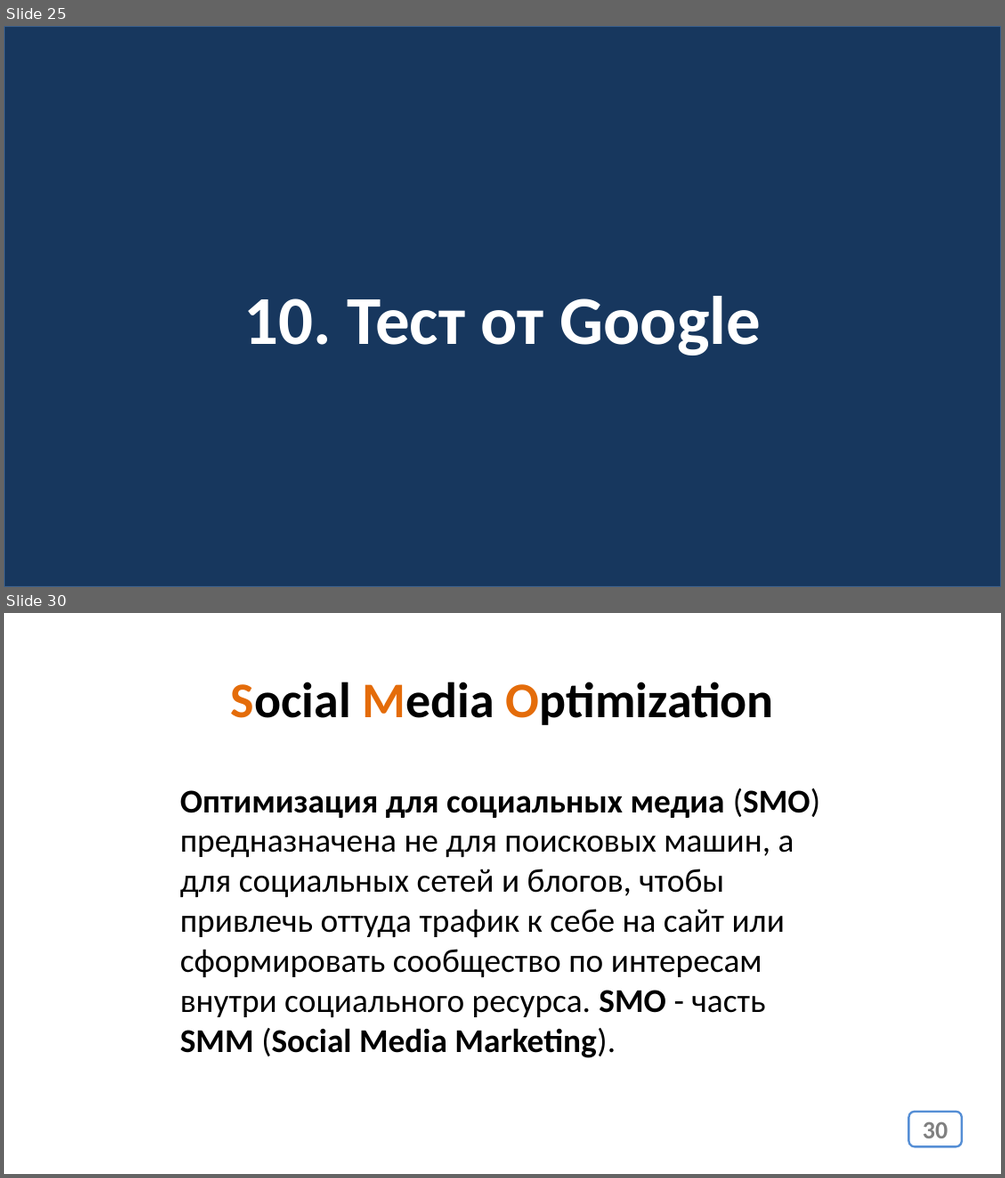
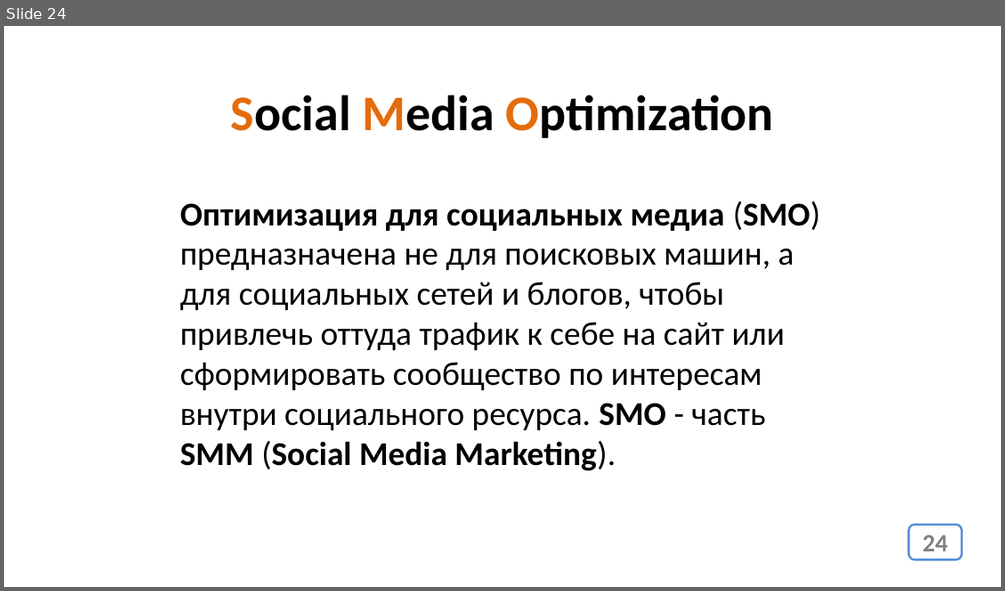
Before and after one commit to web37-ortdnipro/lesson14, a slide deck: lesson14.pptx. Shown one above the other, each under a label of ours: slides 25 and 30 before the commit, slide 24 after it; the slides between them are not shown. The pictures are 1005x1178 and 1005x591 pixels, drawn with LibreOffice and Linux fonts; fonts in the diff are those of the drawing. Boxes give left, top, right and bottom in pixels: in the first picture for what was removed or moved away, otherwise in the second. Text is boxed around its words. In the diff, an @@ line names an element or a change of style, - is before the commit and + after.

```diff
--- a/lesson14.pptx
+++ b/lesson14.pptx
@@ slide 25 removed at (4,26,1001,587), background #FFFFFF @@
@@ rectangle removed at (4,26,1001,587) @@
@@ text removed at (243,296,761,355) @@
-10. Тест от Google
@@ what was slide 30 is now slide 24 @@
@@ page number at (922,534,947,551): text changed @@
-30
+24
```
Also in this commit, not shown: 2 slides changed, 5 other slides removed, 2 other files.
